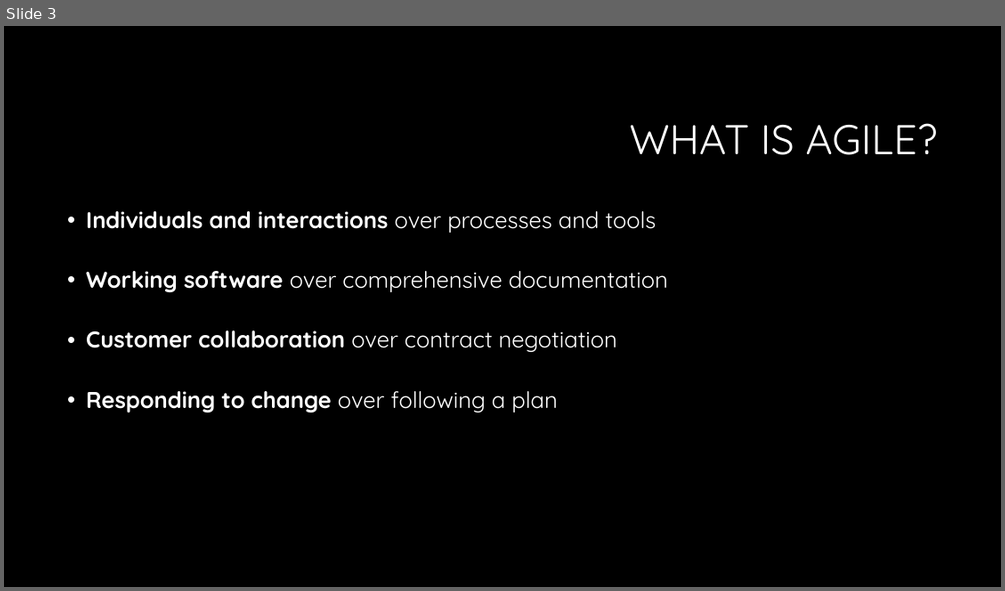
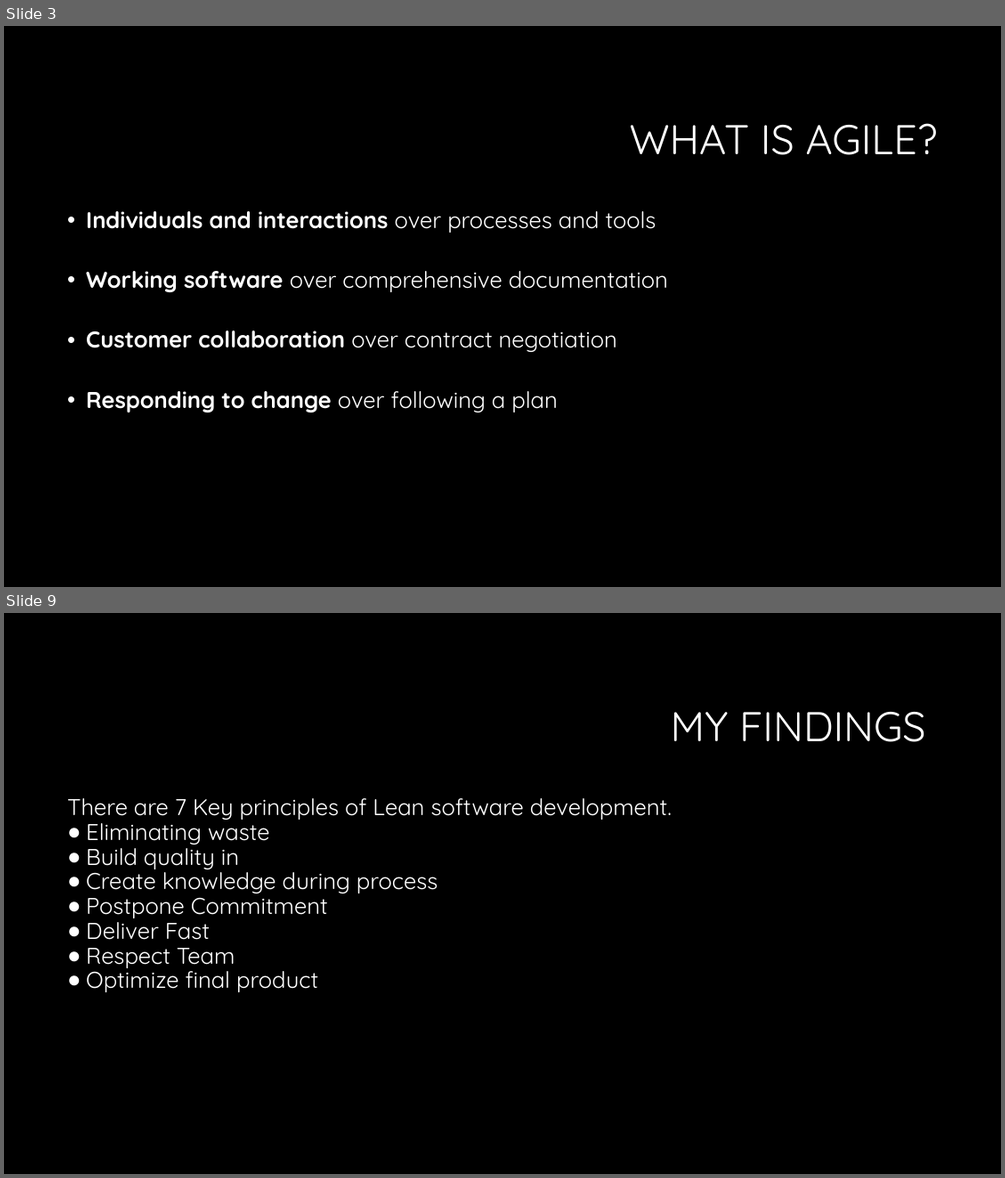
Before and after one commit to Falmouth-Games-Academy/comp150-agile, a slide deck: proposal/Agile questions.ppt. Shown one above the other, each under a label of ours: slide 3 before the commit, slides 3 and 9 after it; the slides between them are not shown. The pictures are 1005x591 and 1005x1178 pixels, drawn with LibreOffice and Linux fonts; fonts in the diff are those of the drawing; background and template pictures are left out. Boxes give left, top, right and bottom in pixels: in the first picture for what was removed or moved away, otherwise in the second. Text is boxed around its words. In the diff, an @@ line names an element or a change of style, - is before the commit and + after.

```diff
--- a/proposal/Agile questions.ppt
+++ b/proposal/Agile questions.ppt
@@ slide 9 added at (x1=4, y1=613, x2=1001, y2=1174), background #000000 @@
@@ title added at (x1=671, y1=712, x2=926, y2=742), 40 pt, text #FFFFFF @@
+MY FINDINGS
@@ text added at (x1=67, y1=798, x2=672, y2=992), 22 pt, text #FFFFFF @@
+There are 7 Key principles of Lean software development.
+● Eliminating waste
+● Build quality in
+● Create knowledge during process
+● Postpone Commitment
+● Deliver Fast
+● Respect Team
+● Optimize final product
```
Also in this commit, not shown: 6 slides changed, 1 other slide added.
